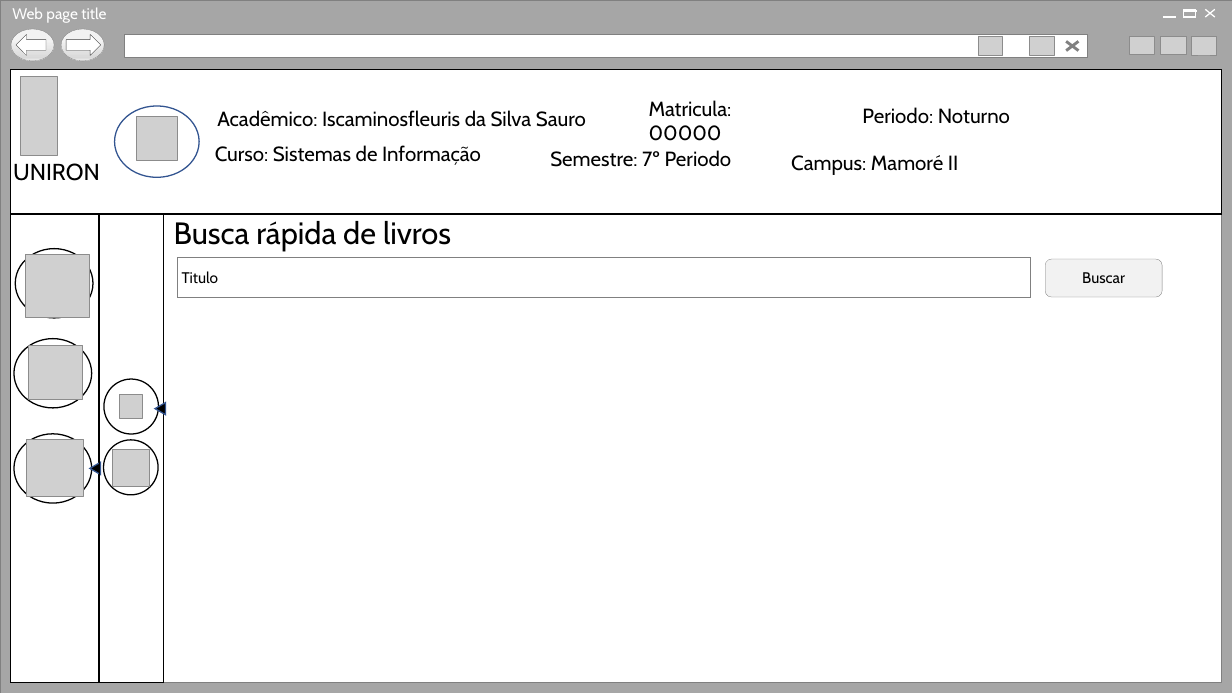
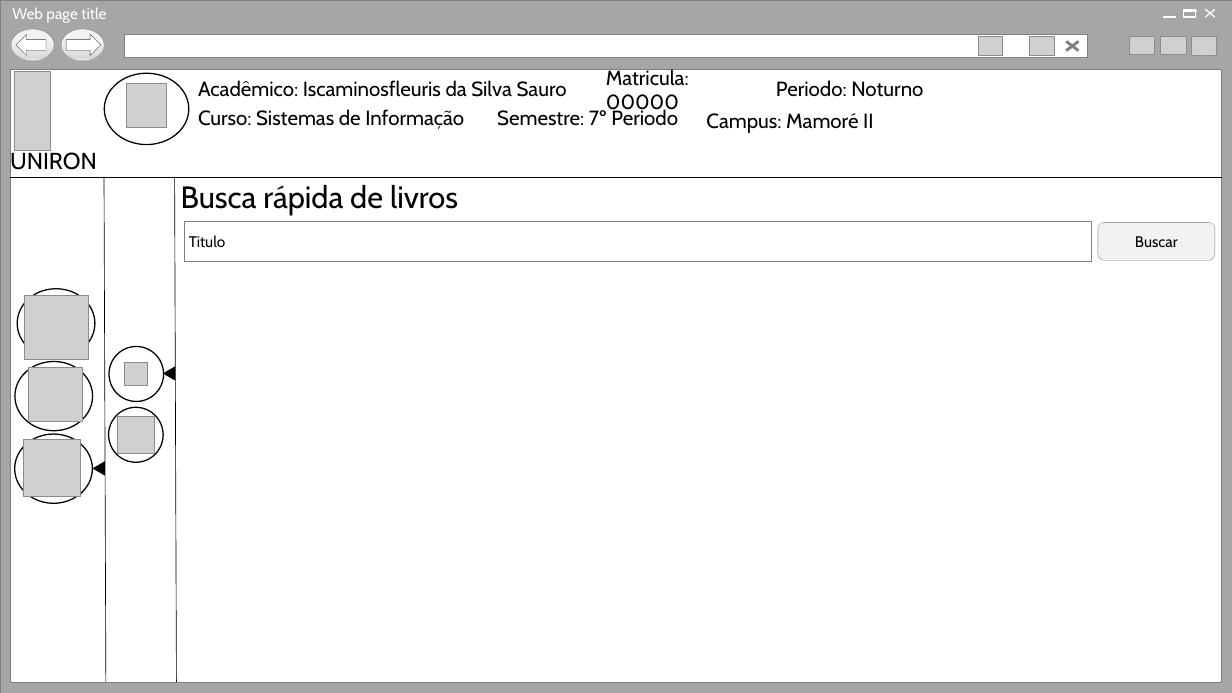
Before and after one commit to borgesmaxwill/PortalDoAlunoNovoModelo, a slide deck: slide 4 of StoryBoards/StoryBoard_RF3_AcessoAAcervo_BuscaRapida.pptx. Drawn at 1232x693 pixels with LibreOffice and Linux fonts; fonts in the diff are those of the drawing; grey boxes stand for pictures; background and template pictures are left out. Boxes give left, top, right and bottom in pixels: in the first picture for what was removed or moved away, otherwise in the second. Text is boxed around its words. In the diff, an @@ line names an element or a change of style, - is before the commit and + after.

Commit message:
RF3 Busca rapida Alustando telas

```diff
--- a/StoryBoards/StoryBoard_RF3_AcessoAAcervo_BuscaRapida.pptx
+++ b/StoryBoards/StoryBoard_RF3_AcessoAAcervo_BuscaRapida.pptx
@@ rectangle removed at (10,69,1222,214) @@
@@ picture: place and size @@
-picture at (21,77,58,155)
+picture at (14,72,51,151)
@@ ellipse: place and size @@
-ellipse at (115,106,200,177)
+ellipse at (104,73,189,144)
@@ picture: place and size @@
-picture at (137,116,177,161)
+picture at (127,83,167,128)
@@ text "Acadêmico: Iscaminosfleuris da Silva Sauro": place and size @@
-text "Acadêmico: Iscaminosfleuris da Silva Sauro" at (217,110,586,127)
+text "Acadêmico: Iscaminosfleuris da Silva Sauro" at (198,80,567,97)
@@ text "Matricula: 00000" rewrapped from (649,100,732,141) to (606,67,689,115) @@
@@ text "Periodo: Noturno": place and size @@
-text "Periodo: Noturno" at (862,107,1010,124)
+text "Periodo: Noturno" at (776,80,923,97)
@@ text "Curso: Sistemas de Informação": place and size @@
-text "Curso: Sistemas de Informação" at (215,145,481,165)
+text "Curso: Sistemas de Informação" at (198,109,464,129)
@@ text "Semestre: 7º Periodo": place and size @@
-text "Semestre: 7º Periodo" at (550,150,732,167)
+text "Semestre: 7º Periodo" at (497,108,678,126)
@@ text "Campus: Mamoré II": place and size @@
-text "Campus: Mamoré II" at (791,155,958,175)
+text "Campus: Mamoré II" at (706,113,873,133)
@@ text "UNIRON" rewrapped from (13,163,100,181) to (10,149,97,175) @@
@@ line added from (10, 177) to (1222, 177), #000000 0.5 pt @@
@@ line added from (104, 177) to (106, 682), #000000 0.5 pt @@
@@ text "Busca rápida de livros": place and size @@
-text "Busca rápida de livros" at (174,221,451,251)
+text "Busca rápida de livros" at (181,185,458,215)
@@ line added from (175, 177) to (177, 682), #000000 0.5 pt @@
@@ rectangle removed at (10,214,99,683) @@
@@ rectangle removed at (100,214,164,683) @@
@@ rectangle "Titulo": place and size @@
-rectangle "Titulo" at (177,258,1031,298)
+rectangle "Titulo" at (184,222,1092,262)
@@ rounded rectangle "Buscar": place and size @@
-rounded rectangle "Buscar" at (1045,259,1163,297)
+rounded rectangle "Buscar" at (1098,223,1215,261)
@@ ellipse: place and size @@
-ellipse at (16,249,93,318)
+ellipse at (18,288,95,358)
@@ picture: place and size @@
-picture at (26,254,90,318)
+picture at (25,296,89,360)
@@ ellipse: place and size @@
-ellipse at (104,379,158,434)
+ellipse at (109,347,164,402)
@@ ellipse: place and size @@
-ellipse at (14,339,91,409)
+ellipse at (15,361,92,431)
@@ picture: place and size @@
-picture at (29,346,82,399)
+picture at (29,368,82,421)
@@ picture added at (125,362,148,385) @@
@@ outline #325491 1 pt to #000000 1 pt in 3 elements at (94,462,104,474), (104,73,189,144), (165,367,175,379) @@
@@ triangle: place and size @@
-triangle at (155,403,165,415)
+triangle at (165,367,175,379)
@@ ellipse: place and size @@
-ellipse at (104,440,158,495)
+ellipse at (108,408,163,463)
@@ picture added at (117,417,154,454) @@
@@ picture removed at (119,395,142,418) @@
@@ picture removed at (113,449,150,486) @@
@@ triangle: place and size @@
-triangle at (90,462,100,474)
+triangle at (94,462,104,474)
```
Also in this commit, not shown: 7 other slides changed.
